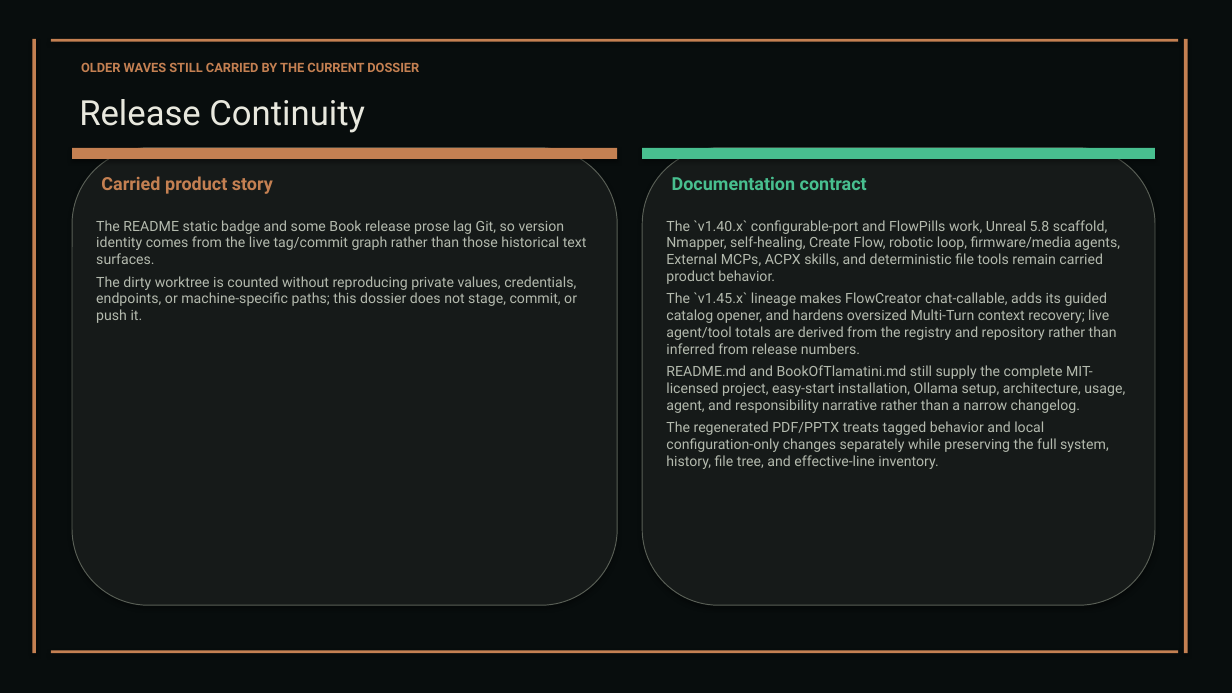
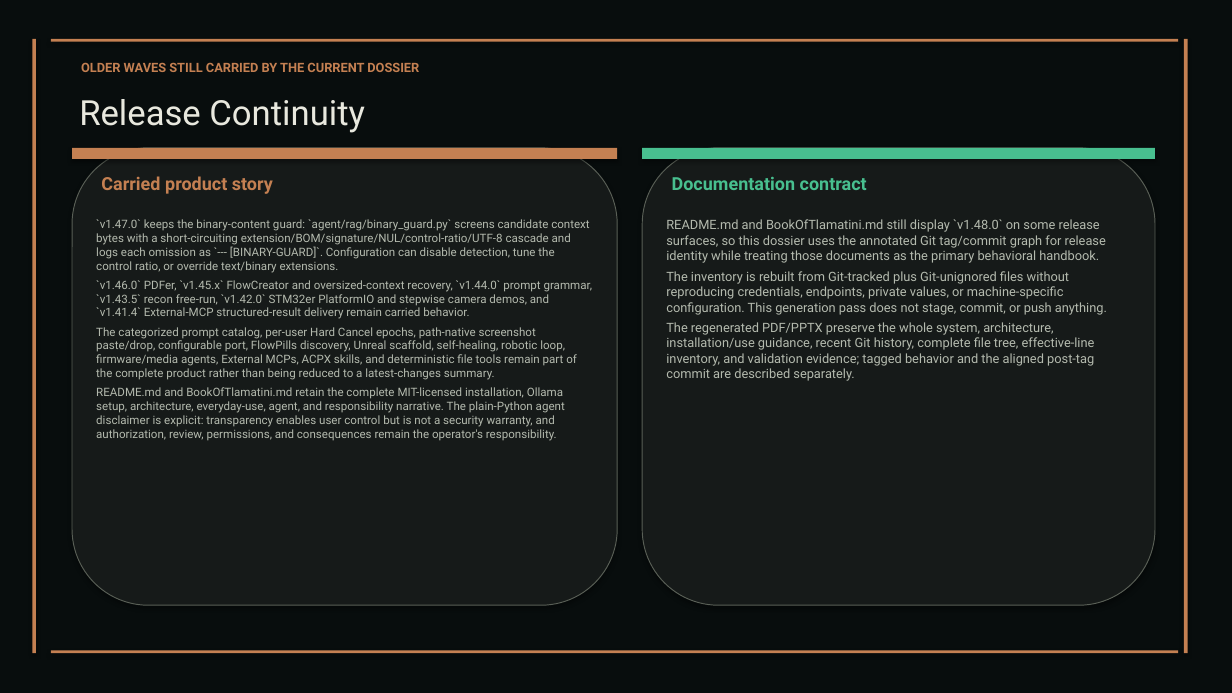
Before and after one commit to XAIHT/Tlamatini, a slide deck: slide 27 of Tlamatini_eXtended_Artificial_Intelligence_Humanly_Tempered.pptx (slide 25 before the commit). Drawn at 1232x693 pixels with LibreOffice and Linux fonts; fonts in the diff are those of the drawing. Boxes give left, top, right and bottom in pixels: in the first picture for what was removed or moved away, otherwise in the second. Text is boxed around its words. In the diff, an @@ line names an element or a change of style, - is before the commit and + after.

Commit message:
Updating visual documentation, by Tlamatini's-AutoBot.

```diff
--- a/Tlamatini_eXtended_Artificial_Intelligence_Humanly_Tempered.pptx
+++ b/Tlamatini_eXtended_Artificial_Intelligence_Humanly_Tempered.pptx
@@ text at box(96, 219, 593, 441): text changed; size 11 to 9 pt @@
-The README static badge and some Book release prose lag Git, so version identity comes from the live tag/commit graph rather than those historical text surfaces.
-The dirty worktree is counted without reproducing private values, credentials, endpoints, or machine-specific paths; this dossier does not stage, commit, or push it.
+`v1.47.0` keeps the binary-content guard: `agent/rag/binary_guard.py` screens candidate context bytes with a short-circuiting extension/BOM/signature/NUL/control-ratio/UTF-8 cascade and logs each omission as `--- [BINARY-GUARD]`. Configuration can disable detection, tune the control ratio, or override text/binary extensions.
+`v1.46.0` PDFer, `v1.45.x` FlowCreator and oversized-context recovery, `v1.44.0` prompt grammar, `v1.43.5` recon free-run, `v1.42.0` STM32er PlatformIO and stepwise camera demos, and `v1.41.4` External-MCP structured-result delivery remain carried behavior.
+The categorized prompt catalog, per-user Hard Cancel epochs, path-native screenshot paste/drop, configurable port, FlowPills discovery, Unreal scaffold, self-healing, robotic loop, firmware/media agents, External MCPs, ACPX skills, and deterministic file tools remain part of the complete product rather than being reduced to a latest-changes summary.
+README.md and BookOfTlamatini.md retain the complete MIT-licensed installation, Ollama setup, architecture, everyday-use, agent, and responsibility narrative. The plain-Python agent disclaimer is explicit: transparency enables user control but is not a security warranty, and authorization, review, permissions, and consequences remain the operator's responsibility.
@@ text at box(666, 219, 1107, 381): text changed; size 11 to 10 pt @@
-The `v1.40.x` configurable-port and FlowPills work, Unreal 5.8 scaffold, Nmapper, self-healing, Create Flow, robotic loop, firmware/media agents, External MCPs, ACPX skills, and deterministic file tools remain carried product behavior.
-The `v1.45.x` lineage makes FlowCreator chat-callable, adds its guided catalog opener, and hardens oversized Multi-Turn context recovery; live agent/tool totals are derived from the registry and repository rather than inferred from release numbers.
-README.md and BookOfTlamatini.md still supply the complete MIT-licensed project, easy-start installation, Ollama setup, architecture, usage, agent, and responsibility narrative rather than a narrow changelog.
-The regenerated PDF/PPTX treats tagged behavior and local configuration-only changes separately while preserving the full system, history, file tree, and effective-line inventory.
+README.md and BookOfTlamatini.md still display `v1.48.0` on some release surfaces, so this dossier uses the annotated Git tag/commit graph for release identity while treating those documents as the primary behavioral handbook.
+The inventory is rebuilt from Git-tracked plus Git-unignored files without reproducing credentials, endpoints, private values, or machine-specific configuration. This generation pass does not stage, commit, or push anything.
+The regenerated PDF/PPTX preserve the whole system, architecture, installation/use guidance, recent Git history, complete file tree, effective-line inventory, and validation evidence; tagged behavior and the aligned post-tag commit are described separately.
```
Also in this commit, not shown: 57 other slides changed, 6 slides added, 4 slides removed, 4 other files.
